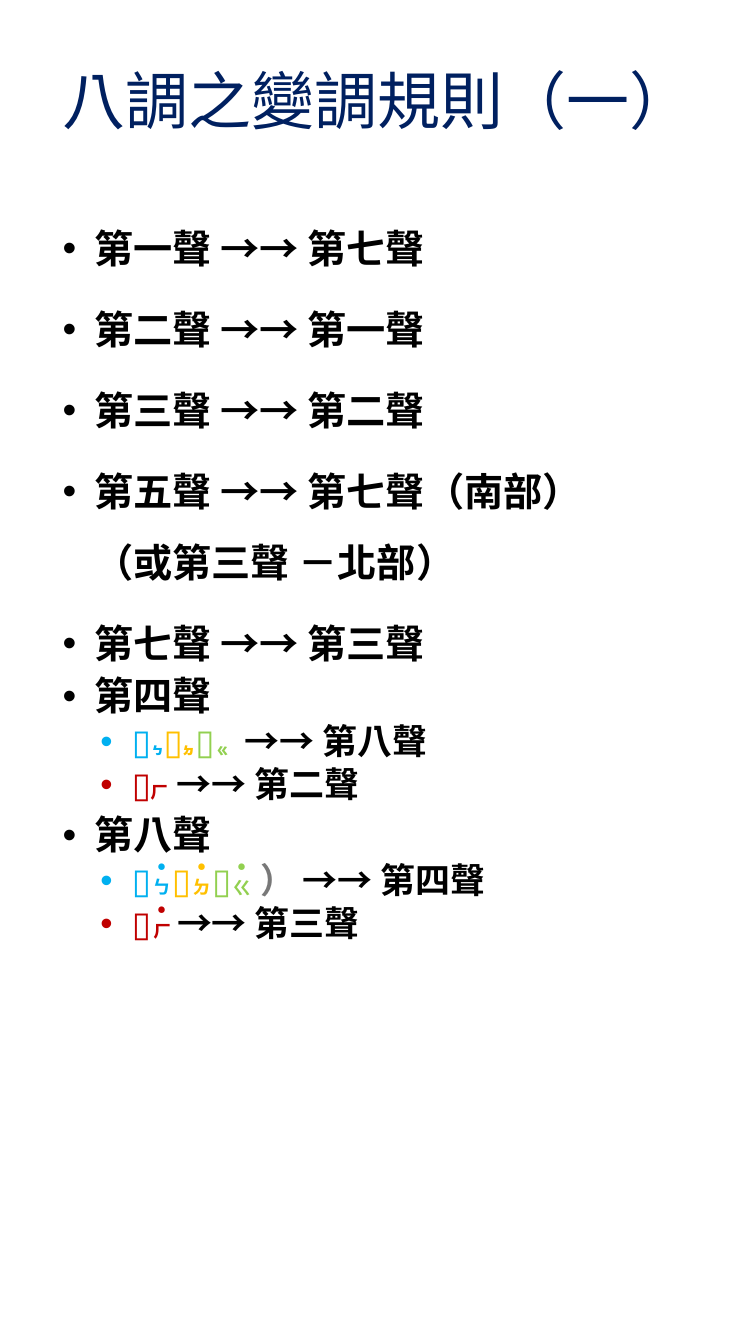
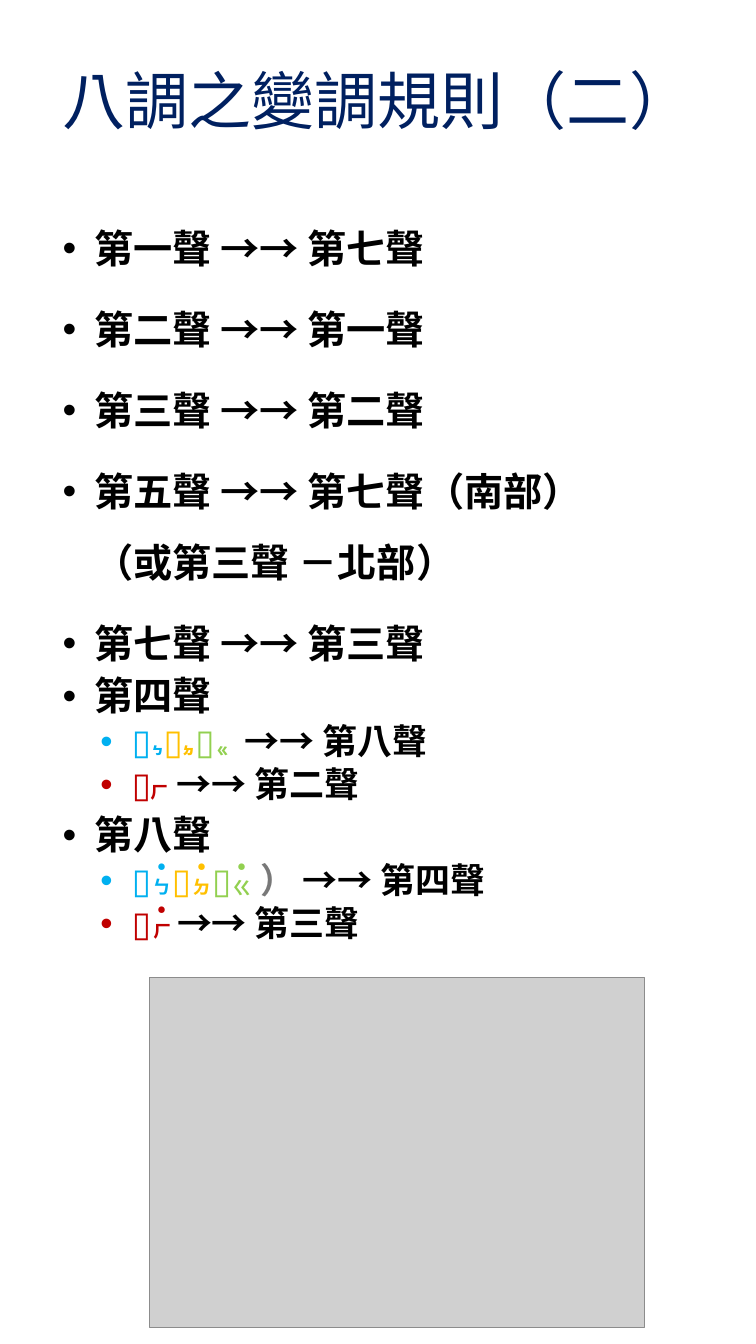
Before and after one commit to AlanJui/rime-tlpa, a slide deck: slide 9 of docs/guide/十八音輸入方案變調操作.pptx (slide 8 before the commit). Drawn at 756x1344 pixels with LibreOffice and Linux fonts; fonts in the diff are those of the drawing; grey boxes stand for pictures. Boxes give left, top, right and bottom in pixels: in the first picture for what was removed or moved away, otherwise in the second. Text is boxed around its words. In the diff, an @@ line names an element or a change of style, - is before the commit and + after.

```diff
--- a/docs/guide/十八音輸入方案變調操作.pptx
+++ b/docs/guide/十八音輸入方案變調操作.pptx
@@ title at box(62, 70, 692, 130): text changed @@
-八調之變調規則（一）
+八調之變調規則（二）
@@ picture added at box(149, 978, 644, 1327) @@
```
Also in this commit, not shown: 7 other slides changed.
